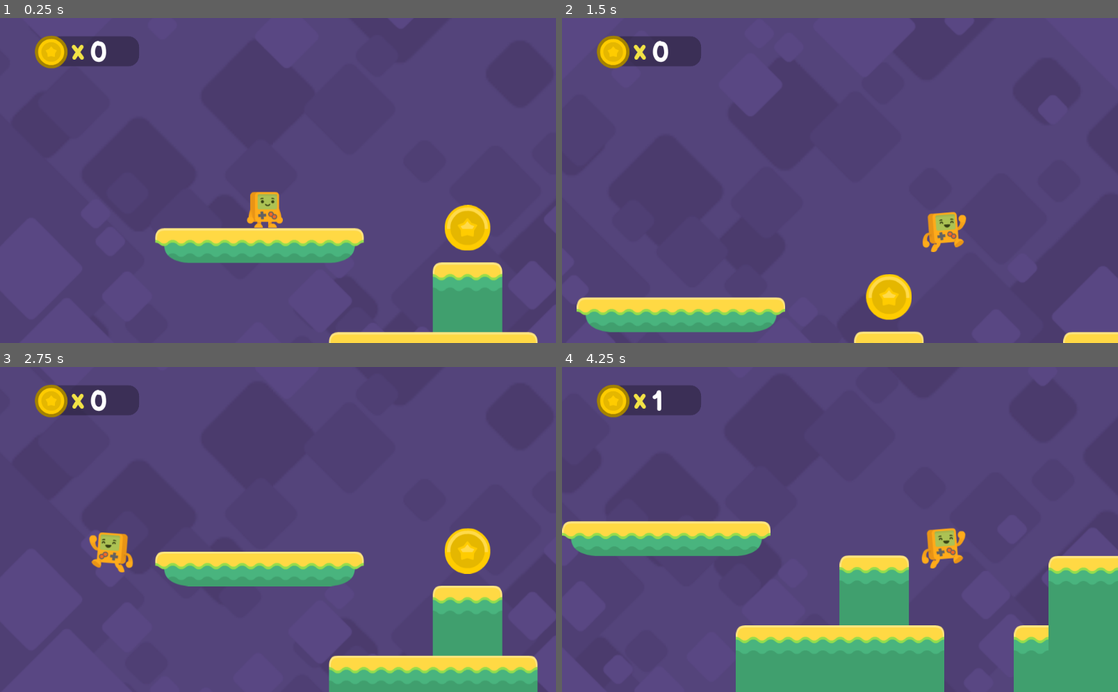
Above: before the commit, frames 1-4 (two rows, left to right).
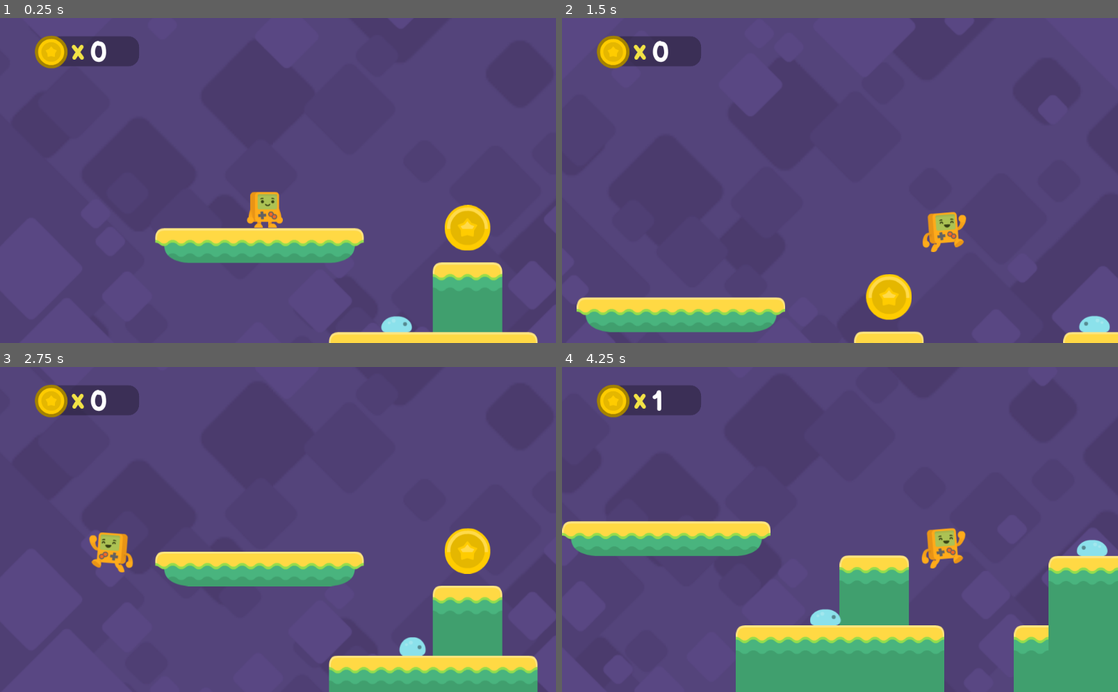
Above: after the commit, the same moments.

Repository: racampita/Platformer-Game-Tutorial
Game: Godot game, scene res://Level1.tscn
The game is run twice, just before and just after one commit, with the same random seed, the same clock (stepped at 60 frames per second) and the same inputs. The project has no main scene, so this scene is started directly.
Inputs:
- Up to frame 1 (0.25 s): no input
- Up to frame 2 (1.5 s): hold D (right) from 0.53 s (still down); tap Space (jump) at 0.77 s
- Up to frame 3 (2.75 s): tap Space (jump) at 1.52 s; release D (right) at 2.03 s; hold A (left) from 2.03 s (still down)
- Up to frame 4 (4.25 s): release A (left) at 2.78 s; hold D (right) from 2.78 s (still down); tap Space (jump) at 3.02, 3.77 s

The runs differ from the first frame. In frame 1, 0.2% of the frame differs, in the area x 68-75%, y 91-97%; in frame 2, 0.2%; in frame 3, 0.2%; in frame 4, 0.5%, in the area x 44-99%, y 53-80%.

Commit message:
Platformer Tutorial Pt10
+ enemies with basic ai
# no damage yet

Diff:
--- a/Level1.tscn
+++ b/Level1.tscn
@@ -9,6 +9,7 @@
 [ext_resource path="res://Assets/HUD/coin_gold.png" type="Texture" id=7]
 [ext_resource path="res://Assets/fonts/BalsamiqSans-Bold.ttf" type="DynamicFontData" id=8]
 [ext_resource path="res://HUD.gd" type="Script" id=9]
+[ext_resource path="res://enemy.tscn" type="PackedScene" id=10]
 
 [sub_resource type="RectangleShape2D" id=1]
 extents = Vector2( 64, 32 )
@@ -36,11 +37,13 @@
 [node name="Tiles One-Way" type="TileMap" parent="."]
 tile_set = ExtResource( 3 )
 collision_layer = 2
-collision_mask = 17
+collision_mask = 49
 format = 1
 tile_data = PoolIntArray( 262149, 2, 0, 262150, 0, 0, 327685, 1, 0, 327686, 1, 0, 393221, 1, 0, 393222, 1, 0, 458757, 1, 0, 524293, 1, 0, 589829, 1, 0, 589830, 1, 0, 589831, 1, 0 )
 
 [node name="StaticBody2D" type="StaticBody2D" parent="Tiles One-Way"]
+collision_layer = 2
+collision_mask = 2147483697
 
 [node name="CollisionShape2D" type="CollisionShape2D" parent="Tiles One-Way/StaticBody2D"]
 position = Vector2( 384, 288 )
@@ -186,6 +189,16 @@
 __meta__ = {
 "_edit_use_anchors_": false
 }
+
+[node name="enemies" type="Node2D" parent="."]
+
+[node name="enemy" parent="enemies" instance=ExtResource( 10 )]
+position = Vector2( 837.345, 237.778 )
+
+[node name="enemy2" parent="enemies" instance=ExtResource( 10 )]
+position = Vector2( 241.149, 366.435 )
+direction = 1
+detects_cliffs = false
 [connection signal="coin_collected" from="coins/coin" to="HUD" method="_on_coin_collected"]
 [connection signal="coin_collected" from="coins/coin2" to="HUD" method="_on_coin_collected"]
 [connection signal="coin_collected" from="coins/coin3" to="HUD" method="_on_coin_collected"]
--- /dev/null
+++ b/enemy.gd
@@ -0,0 +1,23 @@
+extends KinematicBody2D
+
+var velocity = Vector2()
+#direction : 1 -> right, -1 -> left
+export var direction = -1
+export var detects_cliffs = true
+
+func _ready() -> void:
+	if direction > 0:
+		$AnimatedSprite.flip_h = true
+		$floor_checker.position.x = $CollisionShape2D.shape.get_extents().x * direction
+	$floor_checker.enabled = detects_cliffs
+
+func _physics_process(delta: float) -> void:
+	if is_on_wall() or not $floor_checker.is_colliding() and detects_cliffs and is_on_floor():
+		direction *= -1
+		$AnimatedSprite.flip_h = not $AnimatedSprite.flip_h
+		$floor_checker.position.x = $CollisionShape2D.shape.get_extents().x * direction
+
+	velocity.y += 20
+	velocity.x = 50 * direction
+
+	velocity = move_and_slide(velocity,Vector2.UP)
--- /dev/null
+++ b/enemy.tscn
@@ -0,0 +1,41 @@
+[gd_scene load_steps=7 format=2]
+
+[ext_resource path="res://enemy.gd" type="Script" id=1]
+[ext_resource path="res://Assets/enemies/slimeBlue_blue.png" type="Texture" id=2]
+[ext_resource path="res://Assets/enemies/slimeBlue_squashed.png" type="Texture" id=3]
+[ext_resource path="res://Assets/enemies/slimeBlue.png" type="Texture" id=4]
+
+[sub_resource type="SpriteFrames" id=1]
+animations = [ {
+"frames": [ ExtResource( 4 ), ExtResource( 2 ) ],
+"loop": true,
+"name": "crawl",
+"speed": 5.0
+}, {
+"frames": [ ExtResource( 3 ) ],
+"loop": true,
+"name": "squashed",
+"speed": 5.0
+} ]
+
+[sub_resource type="RectangleShape2D" id=2]
+extents = Vector2( 20, 13 )
+
+[node name="enemy" type="KinematicBody2D"]
+collision_layer = 16
+collision_mask = 35
+script = ExtResource( 1 )
+
+[node name="AnimatedSprite" type="AnimatedSprite" parent="."]
+frames = SubResource( 1 )
+animation = "crawl"
+playing = true
+
+[node name="CollisionShape2D" type="CollisionShape2D" parent="."]
+position = Vector2( 0.384029, 4.02042 )
+shape = SubResource( 2 )
+
+[node name="floor_checker" type="RayCast2D" parent="."]
+enabled = true
+cast_to = Vector2( 0, 20 )
+collision_mask = 2
Binary file added: Assets/enemies/slimeBlue.png
Not shown, added: Assets/enemies/slimeBlue.png.import
Binary file added: Assets/enemies/slimeBlue_blue.png
Not shown, added: Assets/enemies/slimeBlue_blue.png.import
Binary file added: Assets/enemies/slimeBlue_squashed.png
Not shown, added: Assets/enemies/slimeBlue_squashed.png.import
Not shown: 1 places in Level1.tscn that only renumber resources
